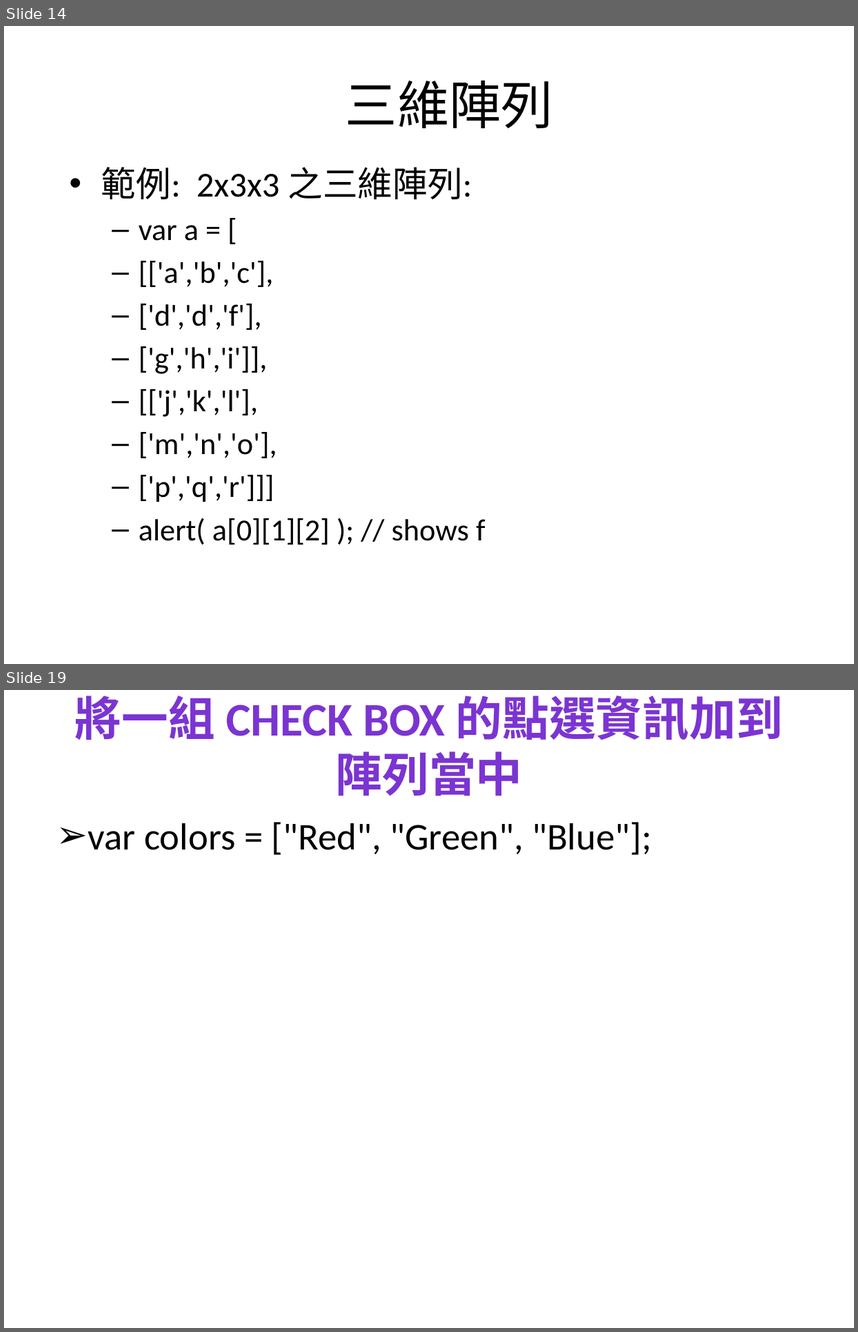
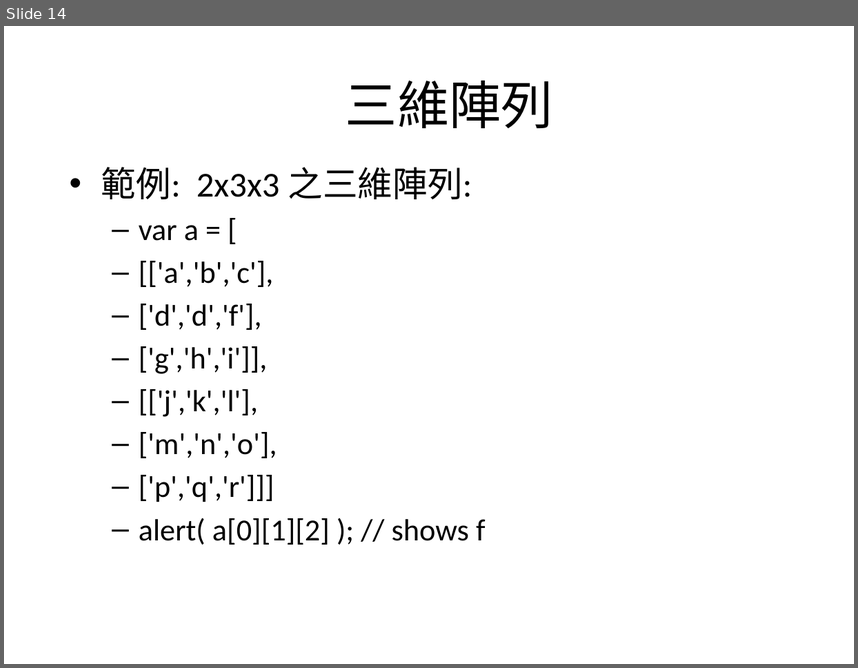
Before and after one commit to mos2718/W1, a slide deck: JS_Basic/array.pptx. Shown one above the other, each under a label of ours: slides 14 and 19 before the commit, slide 14 after it; the slides between them are not shown. The pictures are 858x1332 and 858x668 pixels, drawn with LibreOffice and Linux fonts; fonts in the diff are those of the drawing. Boxes give left, top, right and bottom in pixels: in the first picture for what was removed or moved away, otherwise in the second. Text is boxed around its words. In the diff, an @@ line names an element or a change of style, - is before the commit and + after.

```diff
--- a/JS_Basic/array.pptx
+++ b/JS_Basic/array.pptx
@@ slide 19 removed at [4, 690, 854, 1328], background #FFFFFF @@
@@ title removed at [75, 696, 783, 796] @@
-將一組 CHECK BOX 的點選資訊加到陣列當中
@@ text removed at [88, 822, 651, 855] @@
-➢ var colors = ["Red", "Green", "Blue"];
```
Also in this commit, not shown: 1 slide changed, 8 other slides removed, 4 other files.
